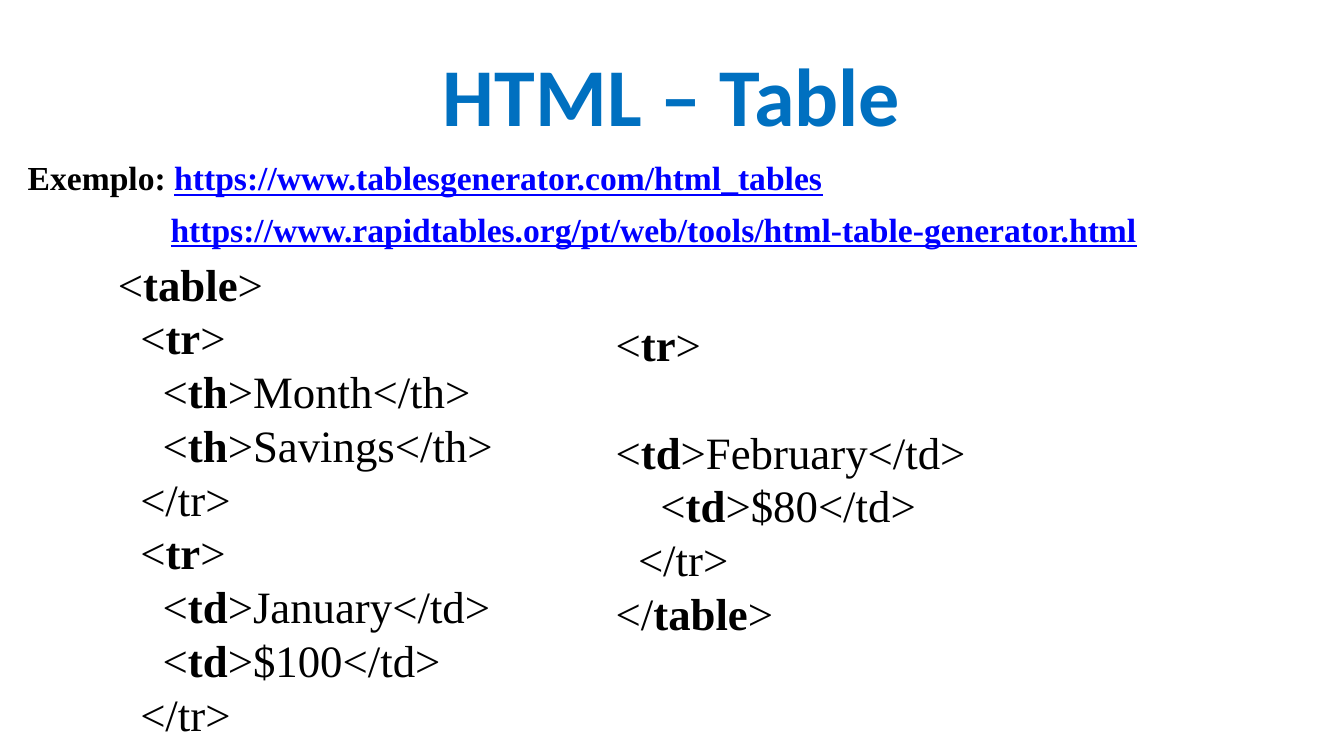
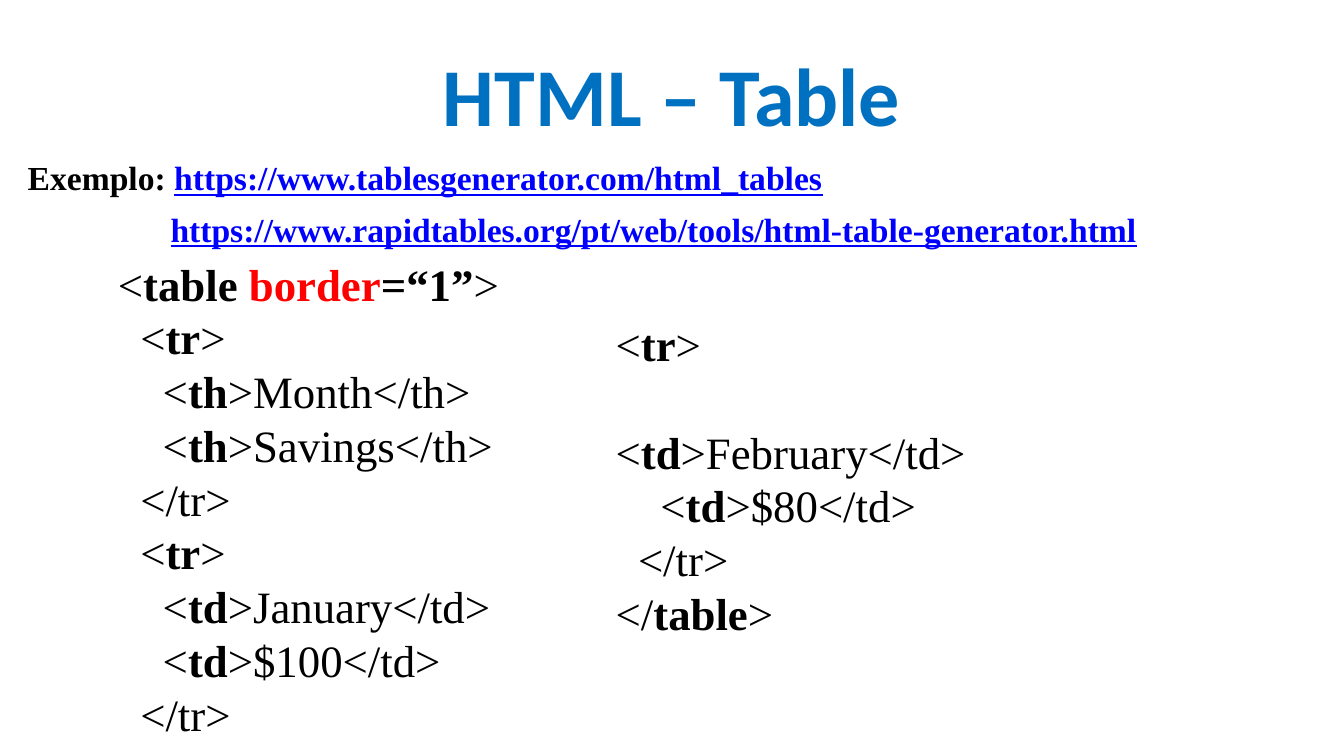
Before and after one commit to CloudEducationBrazil/WydenDesenvolvimentoWebPHP, a slide deck: slide 19 of 01 Classes/Aula 04 Desenvolvimento Web - HTML.pptx. Drawn at 1344x756 pixels with LibreOffice and Linux fonts; fonts in the diff are those of the drawing; background and template pictures are left out. Boxes give left, top, right and bottom in pixels: in the first picture for what was removed or moved away, otherwise in the second. Text is boxed around its words. In the diff, an @@ line names an element or a change of style, - is before the commit and + after.

Commit message:
Aulas HTML - Atualização

```diff
--- a/01 Classes/Aula 04 Desenvolvimento Web - HTML.pptx
+++ b/01 Classes/Aula 04 Desenvolvimento Web - HTML.pptx
@@ text at (x1=118, y1=270, x2=499, y2=302): text changed @@
-<table>
+<table border=“1”>
```
Also in this commit, not shown: 1 other slide changed, 1 slide added, 1 other file.
